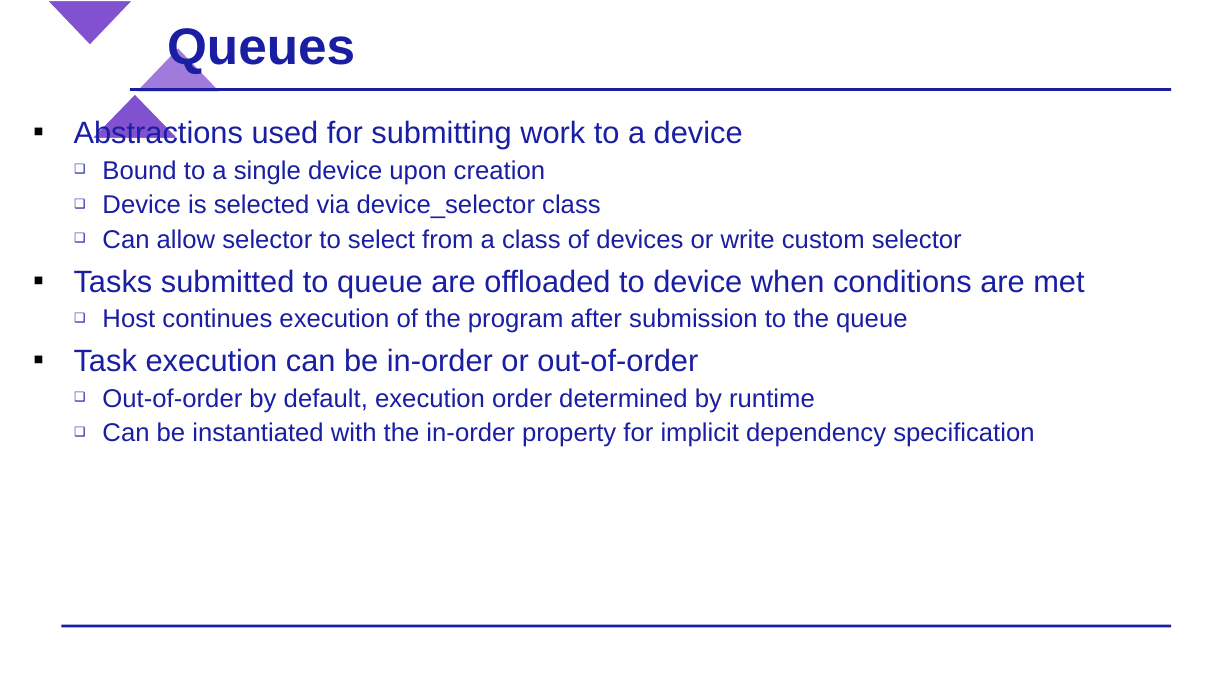
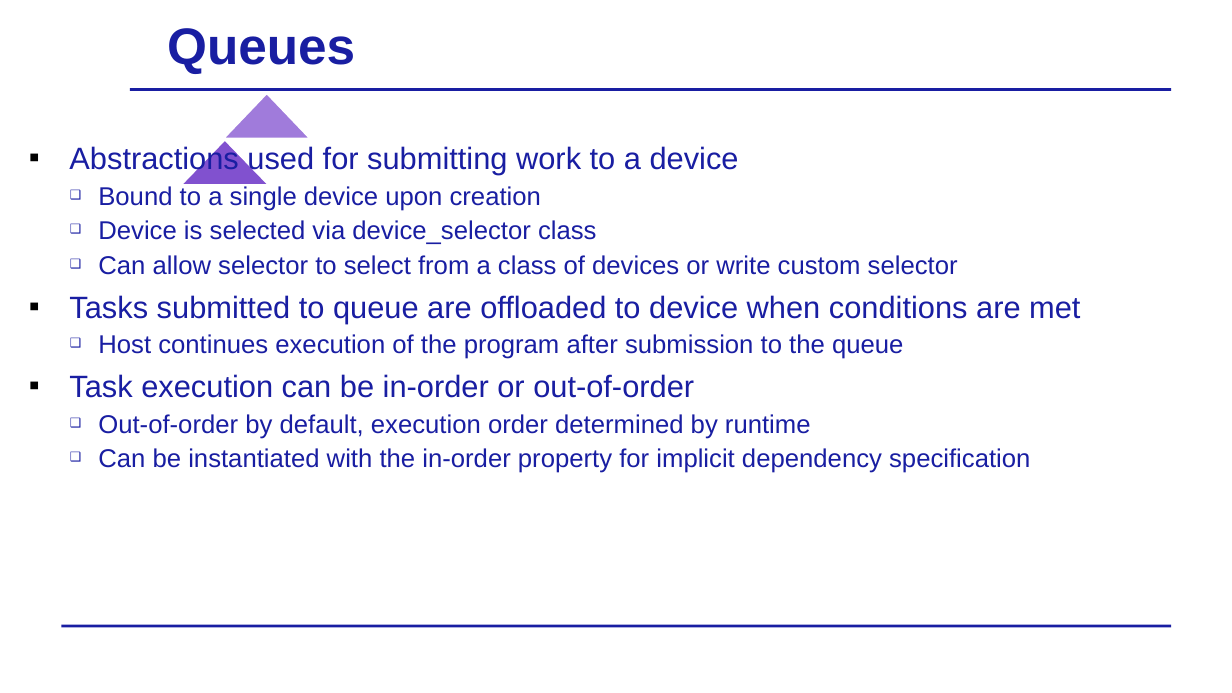
Before and after one commit to BenjaminMFindley/Reconfig-2-SYCL-DPCPP, a slide deck: slide 9 of Slides/SYCL_lecture_combined.pptx. Drawn at 1232x693 pixels with LibreOffice and Linux fonts; fonts in the diff are those of the drawing; background and template pictures are left out. Boxes give left, top, right and bottom in pixels: in the first picture for what was removed or moved away, otherwise in the second. Text is boxed around its words. In the diff, an @@ line names an element or a change of style, - is before the commit and + after.

```diff
--- a/Slides/SYCL_lecture_combined.pptx
+++ b/Slides/SYCL_lecture_combined.pptx
@@ triangle removed at (45,0,134,46) @@
@@ triangle: place and size @@
-triangle at (134,46,223,92)
+triangle at (223,92,311,139)
@@ text "Abstractions used for submitting work ...": place and size @@
-text "Abstractions used for submitting work ..." at (74,119,1084,447)
+text "Abstractions used for submitting work ..." at (69,144,1080,473)
@@ triangle: place and size @@
-triangle at (90,92,179,139)
+triangle at (180,140,270,186)
```
Also in this commit, not shown: 28 other slides changed.
